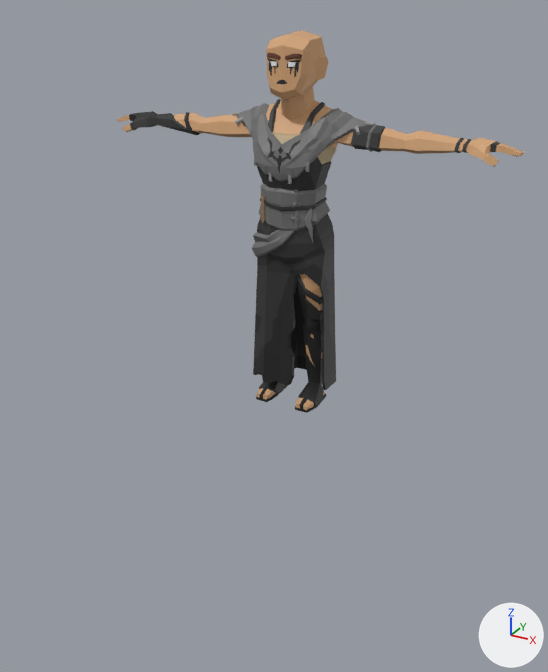
A saved change to the glTF model public/siege/monsters/witch.glb.
Both versions are drawn from a camera (50 mm lens) standing at (1.63, -3.16, 1.9) and looking at (0.29, -0.72, 0.68). The axes (+X, +Y, +Z) are drawn at lower right. The lights are the same throughout. The first picture is the older version. Where no turn or scale is listed for an object, it has been applied to the vertices.

The first picture shows 'SM_Chr_Witch_Female_01'.
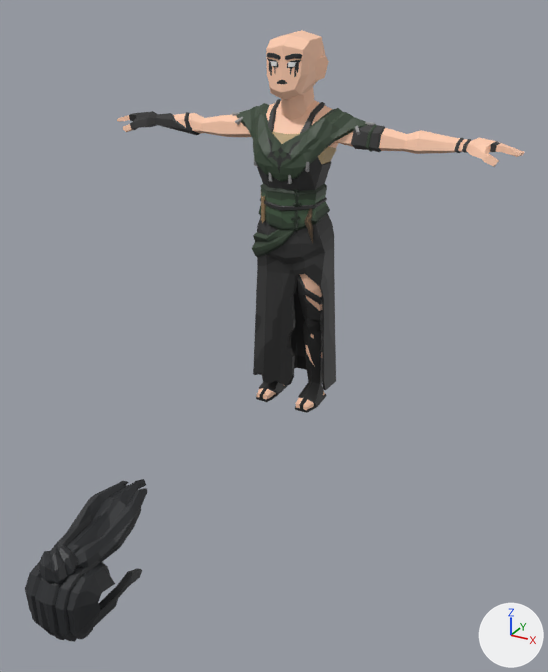
Changed parts and their boxes [x1, y1, x2, y2] in the pictures (548 x 672 px):
'SM_Chr_Witch_Female_01', surface changed: [117, 30, 524, 413] in both
'SM_Chr_Attach_Hair_Witch_01', added: after [25, 479, 147, 642]

What changed in the scene script:
```text
Add img_polygondarkfantasy_texture_01_a:
    img_polygondarkfantasy_texture_01_a = load_image('PolygonDarkFantasy_Texture_01_A', '_unpacked/PolygonDarkFantasy_Texture_01_A', 4096, 4096, 'sRGB')
Change mat_charactersonly_gothic:
    where n4 = _N.new('ShaderNodeTexImage'); n4.name = 'Image Texture'
    n4.image: img_fantasyrivals_texture_01_a -> img_polygondarkfantasy_texture_01_a
Add mat_gothic24:
    mat_gothic24 = bpy.data.materials.new('Gothic24')
    # uses the picture img_polygondarkfantasy_texture_01_a
Add me_mesh_001:
    me_mesh_001.from_pydata(...)  # 487 vertices, 962 faces; spans x -0.142..0.142, y -1.802..-1.231, z -0.137..0.236
    me_mesh_001.materials.append(mat_gothic24)
Add ob_sm_chr_attach_hair_witch_01:
    ob_sm_chr_attach_hair_witch_01 = bpy.data.objects.new('SM_Chr_Attach_Hair_Witch_01', me_mesh_001)
    ob_sm_chr_attach_hair_witch_01.location = (0.0, 0.0, 0.0)
```
